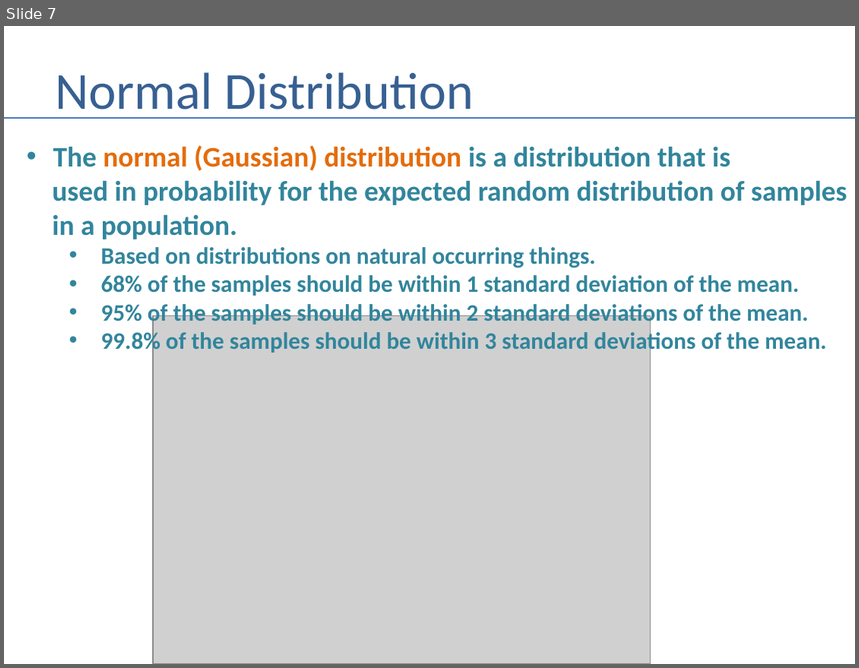
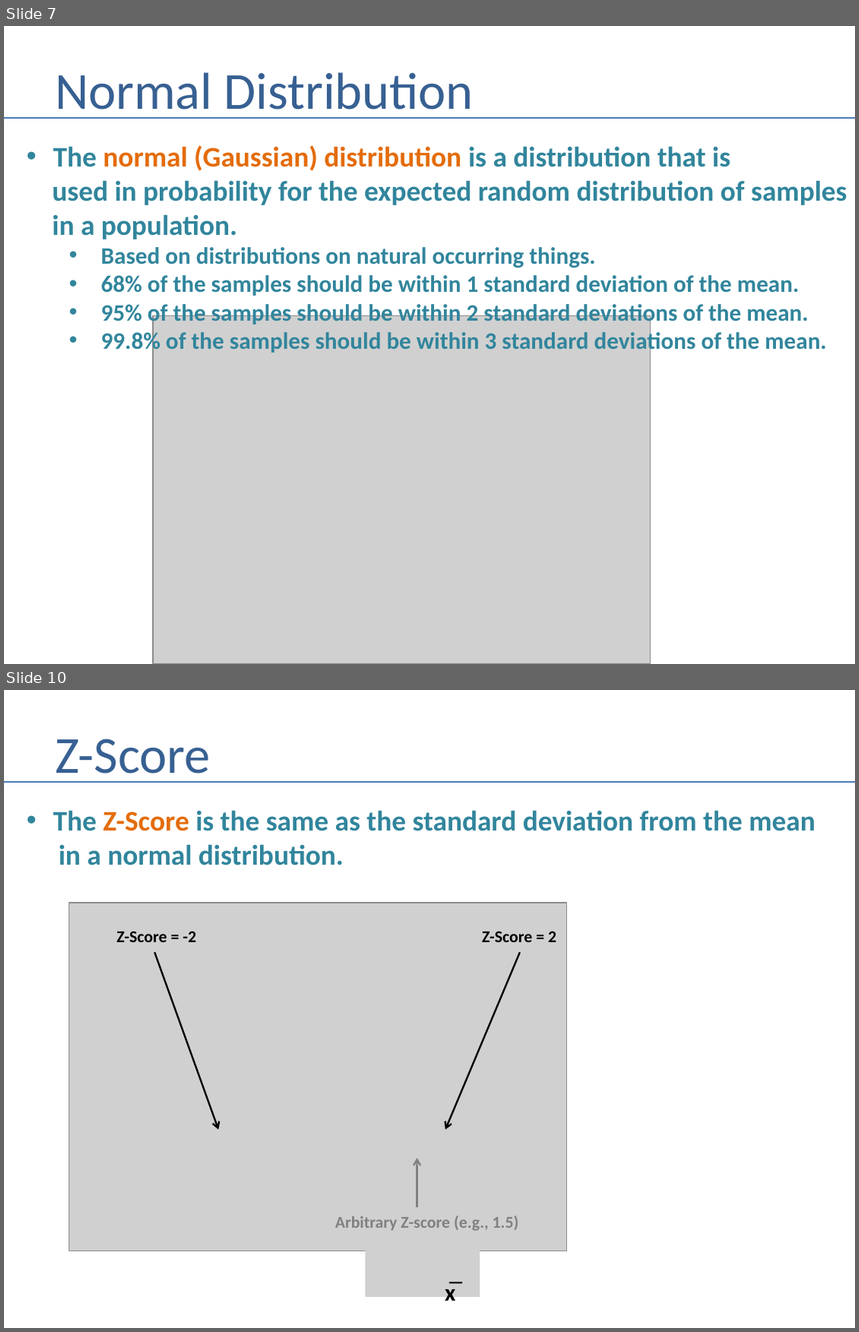
Before and after one commit to andrewferlitsch/Portland-Data-Science-Group, a slide deck: Presentations/Stats - Basics - Terms.pptx. Shown one above the other, each under a label of ours: slide 7 before the commit, slides 7 and 10 after it; the slides between them are not shown. The pictures are 859x668 and 859x1332 pixels, drawn with LibreOffice and Linux fonts; fonts in the diff are those of the drawing; grey boxes stand for pictures. Boxes give left, top, right and bottom in pixels: in the first picture for what was removed or moved away, otherwise in the second. Text is boxed around its words. In the diff, an @@ line names an element or a change of style, - is before the commit and + after.

```diff
--- a/Presentations/Stats - Basics - Terms.pptx
+++ b/Presentations/Stats - Basics - Terms.pptx
@@ slide 10 added at [4, 690, 855, 1328], background #FFFFFF @@
@@ title added at [55, 739, 210, 783], 44 pt, text #376092 @@
+Z-Score
@@ line added from (4, 782) to (855, 782), #4B7EBC 1.5 pt @@
@@ text added at [53, 810, 816, 866], 24 pt, text #31859C, bold @@
+• The Z-Score is the same as the standard deviation from the mean
+in a normal distribution.
@@ picture added at [69, 903, 566, 1251] @@
@@ text added at [116, 931, 196, 942], 14 pt, text #000000, bold @@
+Z-Score = -2
@@ text added at [482, 931, 557, 942], 14 pt, text #000000, bold @@
+Z-Score = 2
@@ arrow added from (154, 952) to (218, 1130), #000000 1.5 pt @@
@@ picture added at [316, 950, 351, 983] @@
@@ arrow added from (520, 952) to (446, 1130), #000000 1.5 pt @@
@@ arrow added from (417, 1208) to (417, 1158), #808080 1.5 pt @@
@@ text added at [335, 1216, 519, 1231], 14 pt, text #808080, bold @@
+Arbitrary Z-score (e.g., 1.5)
@@ picture added at [365, 1243, 480, 1298] @@
@@ text added at [445, 1282, 455, 1307], 20 pt, text #000000, bold @@
+x̅
```
Also in this commit, not shown: 5 other slides added.
